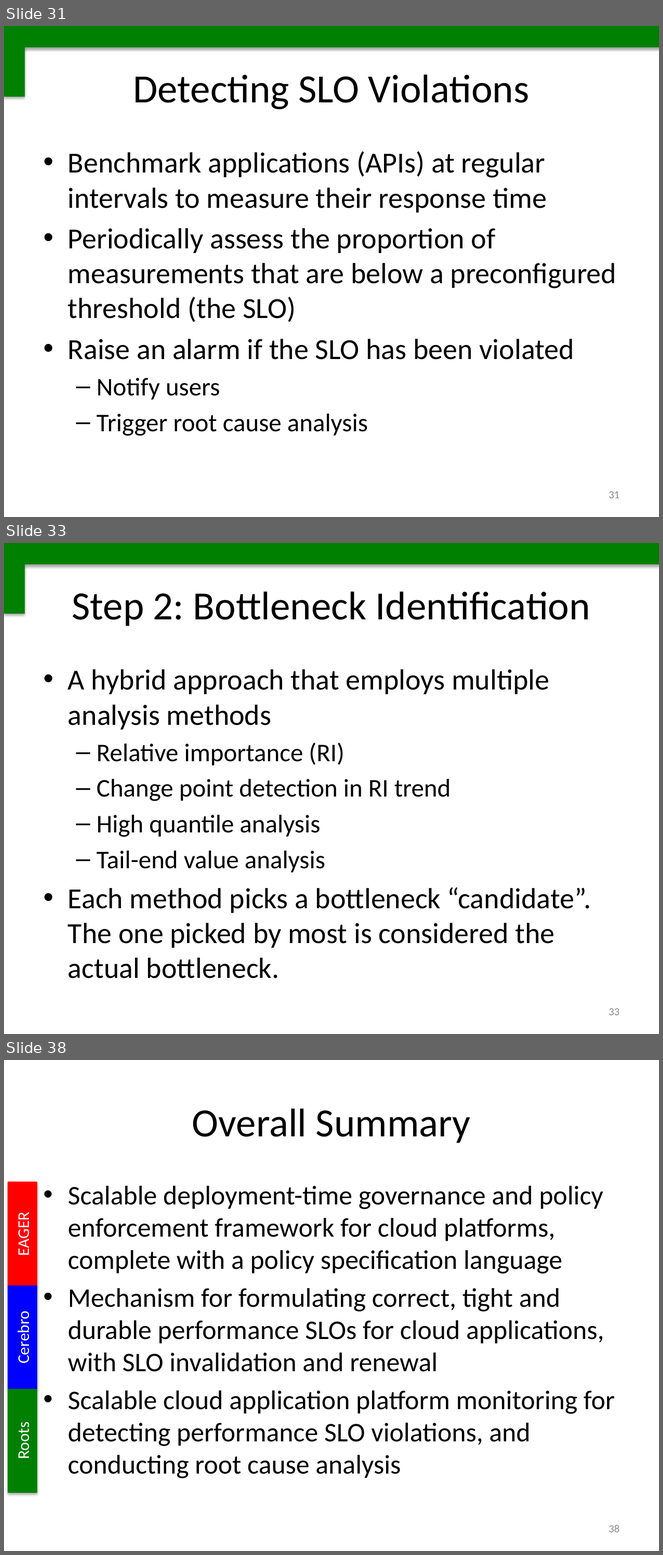
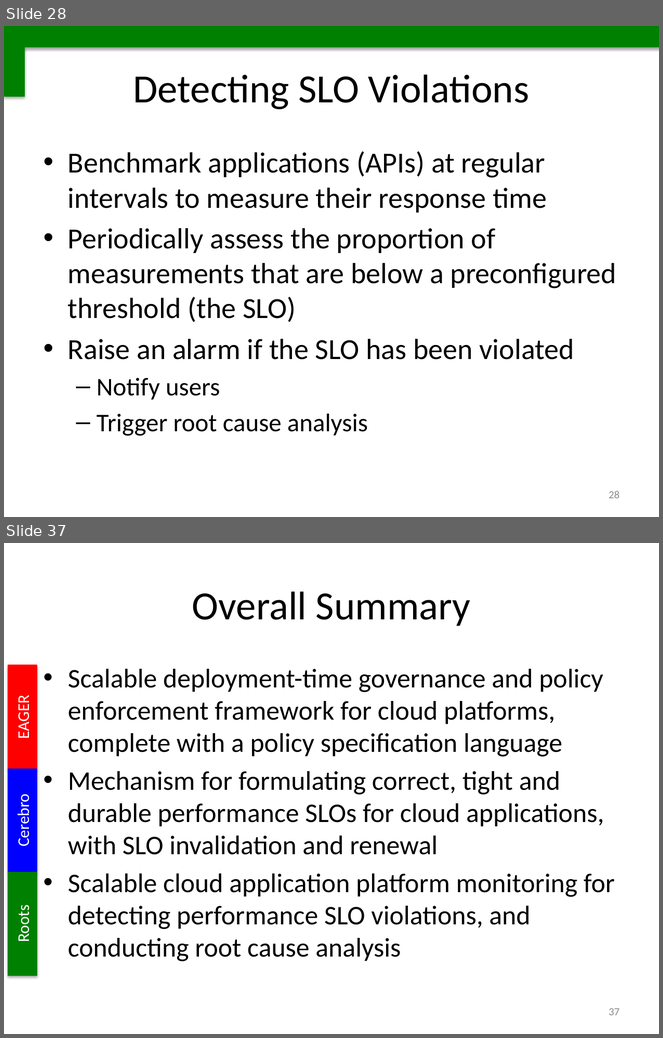
Before and after one commit to Dithn/eager-appscale, a slide deck: Eager/paper/dissertation/dissertation.pptx. Shown one above the other, each under a label of ours: slides 31, 33 and 38 before the commit, slides 28 and 37 after it; the slides between them are not shown. The pictures are 663x1555 and 663x1038 pixels, drawn with LibreOffice and Linux fonts; fonts in the diff are those of the drawing. Boxes give left, top, right and bottom in pixels: in the first picture for what was removed or moved away, otherwise in the second. Text is boxed around its words. In the diff, an @@ line names an element or a change of style, - is before the commit and + after.

```diff
--- a/Eager/paper/dissertation/dissertation.pptx
+++ b/Eager/paper/dissertation/dissertation.pptx
@@ slide 33 removed at <box>4,543,659,1034</box>, background #FFFFFF @@
@@ rectangle removed at <box>4,543,659,565</box> @@
@@ rectangle removed at <box>4,565,24,614</box> @@
@@ title removed at <box>72,591,591,626</box> @@
-Step 2: Bottleneck Identification
@@ text removed at <box>68,669,591,979</box> @@
-• A hybrid approach that employs multiple analysis methods
-  – Relative importance (RI)
-  – Change point detection in RI trend
-  – High quantile analysis
-  – Tail-end value analysis
-• Each method picks a bottleneck “candidate”. The one picked by most is considered the actual bottleneck.
@@ page number removed at <box>609,1008,620,1016</box> @@
-33
@@ what was slide 31 is now slide 28 @@
@@ page number at <box>609,491,620,499</box>: text changed @@
-31
+28
@@ what was slide 38 is now slide 37 @@
@@ page number at <box>609,1008,620,1016</box>: text changed @@
-38
+37
```
Also in this commit, not shown: 6 slides changed, 3 slides added, 3 other files.
